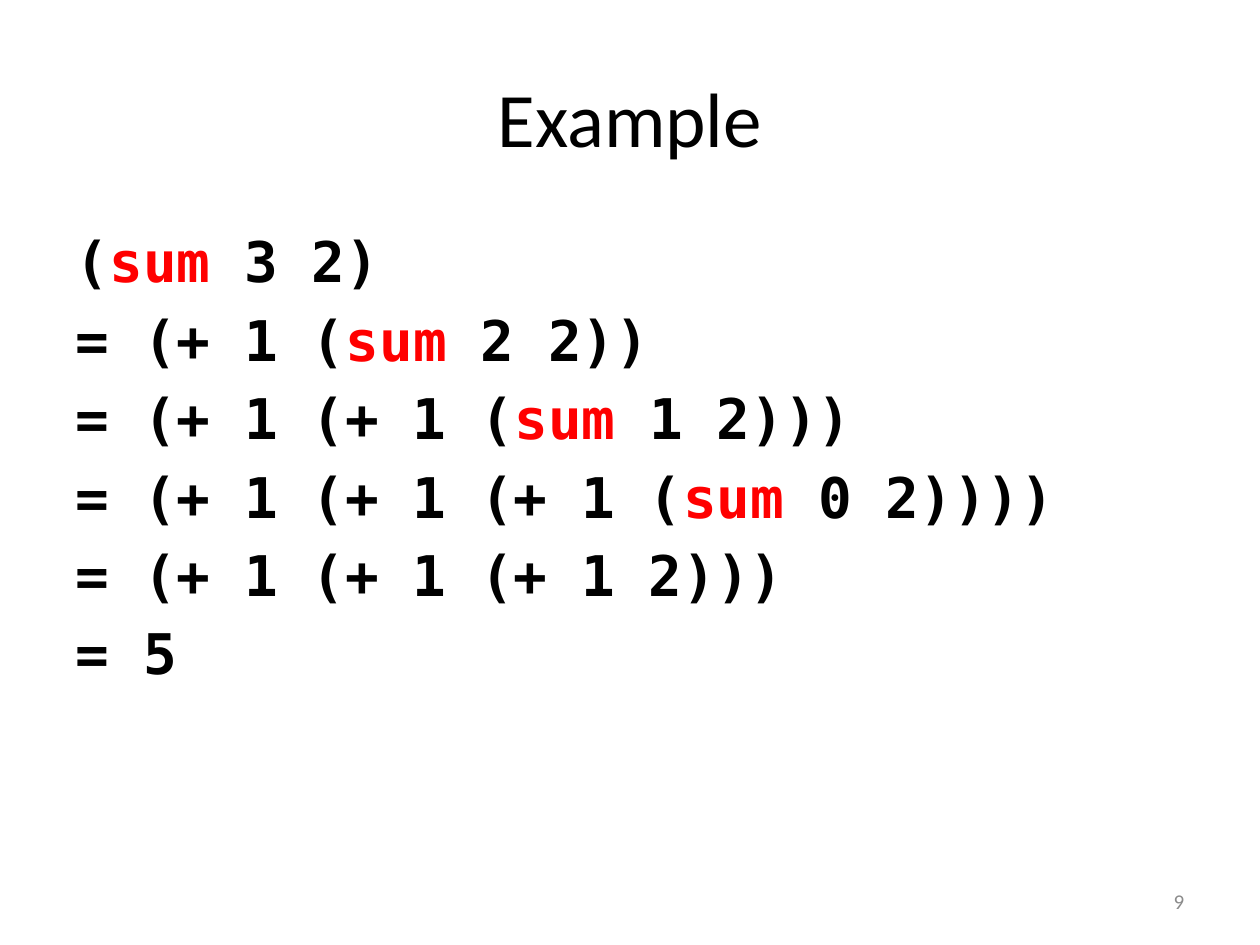
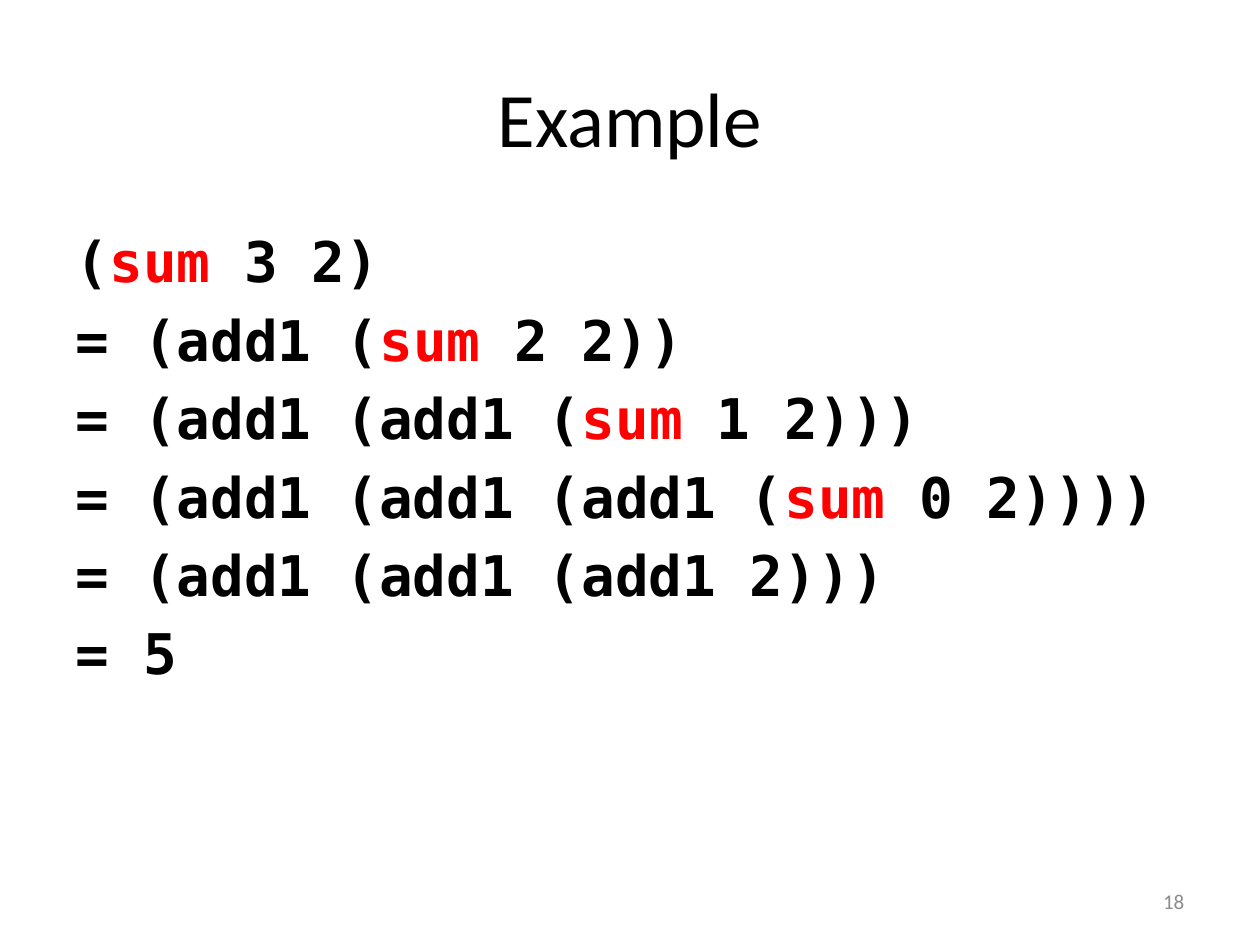
Before and after one commit to mwand/cs5010f16, a slide deck: slide 18 of Slides/Lesson 4.4 More Recursive Data Types.pptx (slide 9 before the commit). Drawn at 1260x945 pixels with LibreOffice and Linux fonts; fonts in the diff are those of the drawing. Boxes give left, top, right and bottom in pixels: in the first picture for what was removed or moved away, otherwise in the second. Text is boxed around its words. In the diff, an @@ line names an element or a change of style, - is before the commit and + after.

```diff
--- a/Slides/Lesson 4.4 More Recursive Data Types.pptx
+++ b/Slides/Lesson 4.4 More Recursive Data Types.pptx
@@ text at [143,318,1156,604]: text changed @@
-= (+ 1 (sum 2 2))
-= (+ 1 (+ 1 (sum 1 2)))
-= (+ 1 (+ 1 (+ 1 (sum 0 2))))
-= (+ 1 (+ 1 (+ 1 2)))
+= (add1 (sum 2 2))
+= (add1 (add1 (sum 1 2)))
+= (add1 (add1 (add1 (sum 0 2))))
+= (add1 (add1 (add1 2)))
@@ page number at [1163,895,1184,909]: text changed @@
-9
+18
```
Also in this commit, not shown: 8 other slides changed, 9 slides added, 7 slides removed, 4 other files.
